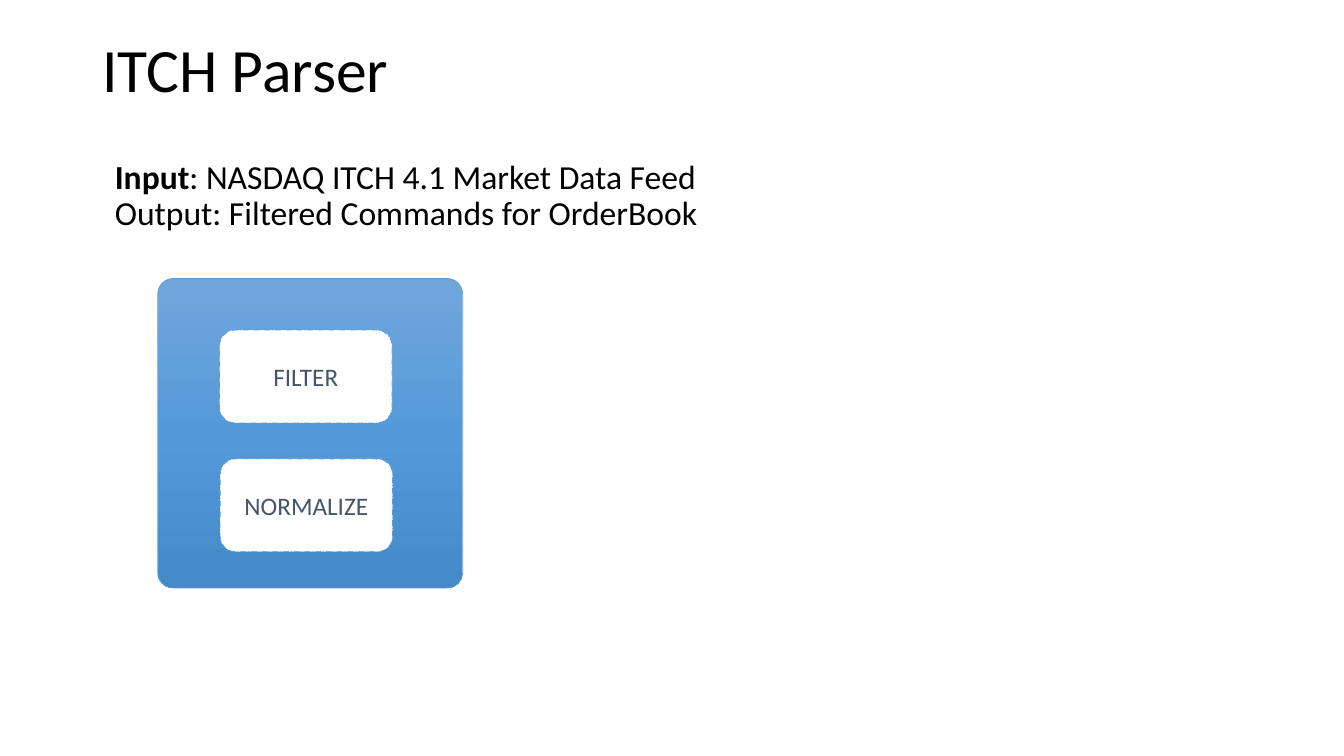
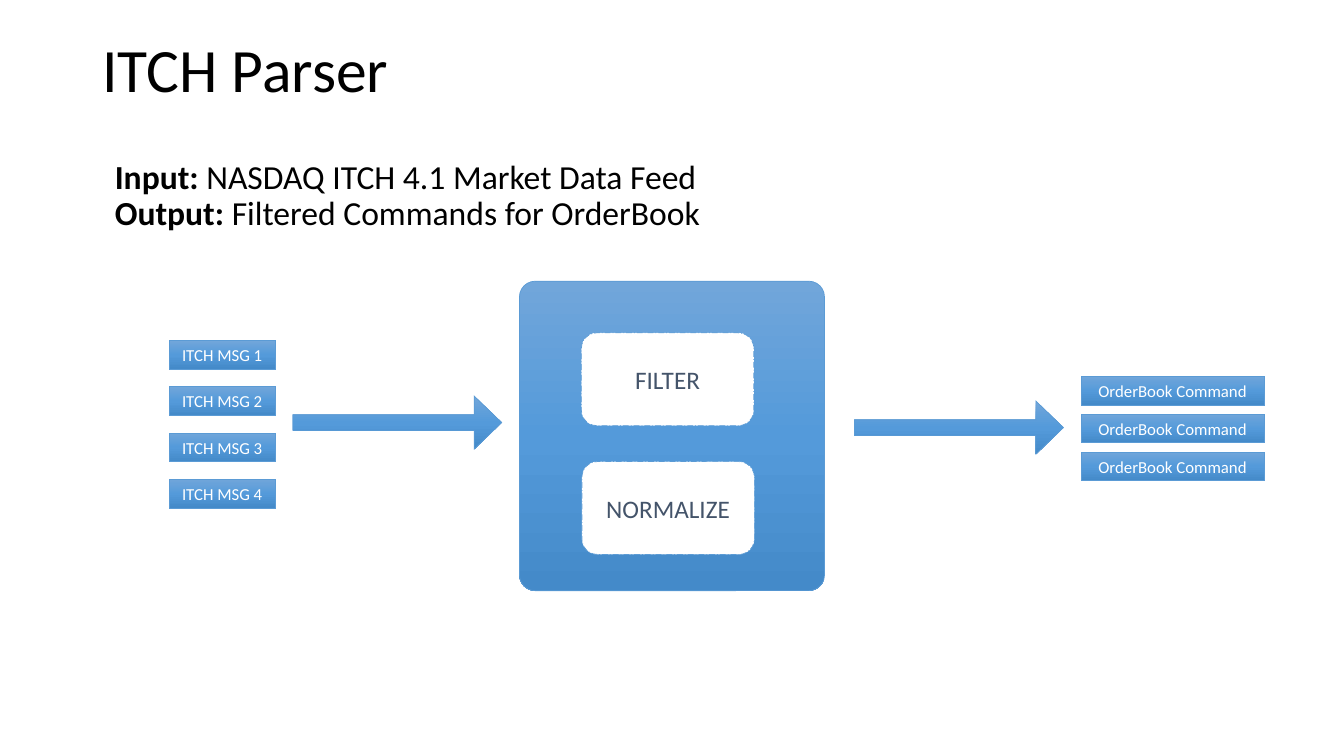
Before and after one commit to imeddz2015/LabVIEW_Fpga, a slide deck: slide 4 of MarketData/MarketData_02/Overview.pptx (slide 3 before the commit). Drawn at 1344x756 pixels with LibreOffice and Linux fonts; fonts in the diff are those of the drawing. Boxes give left, top, right and bottom in pixels: in the first picture for what was removed or moved away, otherwise in the second. Text is boxed around its words. In the diff, an @@ line names an element or a change of style, - is before the commit and + after.

```diff
--- a/MarketData/MarketData_02/Overview.pptx
+++ b/MarketData/MarketData_02/Overview.pptx
@@ text "Input: NASDAQ ITCH 4.1 Market ..." at (115, 165, 699, 231): bold on in "Input:", "Output:" @@
@@ 3 rounded rectangles: place and size @@
-3 rounded rectangles at (157, 278, 463, 588)
+3 rounded rectangles at (519, 281, 825, 591)
@@ rounded rectangle added at (169, 341, 275, 369), fill gradient #71A6DB to #559BDB to #448ACA, outline #5B9BD5 0.5 pt, 12 pt, text #FFFFFF @@
+ITCH MSG 1
@@ rounded rectangle added at (169, 387, 275, 415), fill gradient #71A6DB to #559BDB to #448ACA, outline #5B9BD5 0.5 pt, 12 pt, text #FFFFFF @@
+ITCH MSG 2
@@ rounded rectangle added at (1082, 376, 1264, 404), fill gradient #71A6DB to #559BDB to #448ACA, outline #5B9BD5 0.5 pt, 12 pt, text #FFFFFF @@
+OrderBook Command
@@ right arrow added at (292, 396, 501, 450), fill gradient #71A6DB to #559BDB to #448ACA, outline #5B9BD5 0.5 pt @@
@@ right arrow added at (855, 401, 1064, 455), fill gradient #71A6DB to #559BDB to #448ACA, outline #5B9BD5 0.5 pt @@
@@ rounded rectangle added at (1082, 414, 1264, 443), fill gradient #71A6DB to #559BDB to #448ACA, outline #5B9BD5 0.5 pt, 12 pt, text #FFFFFF @@
+OrderBook Command
@@ rounded rectangle added at (169, 434, 275, 462), fill gradient #71A6DB to #559BDB to #448ACA, outline #5B9BD5 0.5 pt, 12 pt, text #FFFFFF @@
+ITCH MSG 3
@@ rounded rectangle added at (1082, 453, 1264, 481), fill gradient #71A6DB to #559BDB to #448ACA, outline #5B9BD5 0.5 pt, 12 pt, text #FFFFFF @@
+OrderBook Command
@@ rounded rectangle added at (169, 480, 275, 508), fill gradient #71A6DB to #559BDB to #448ACA, outline #5B9BD5 0.5 pt, 12 pt, text #FFFFFF @@
+ITCH MSG 4
```
Also in this commit, not shown: 5 other slides changed, 5 slides added, 7 slides removed, 3 other files.
